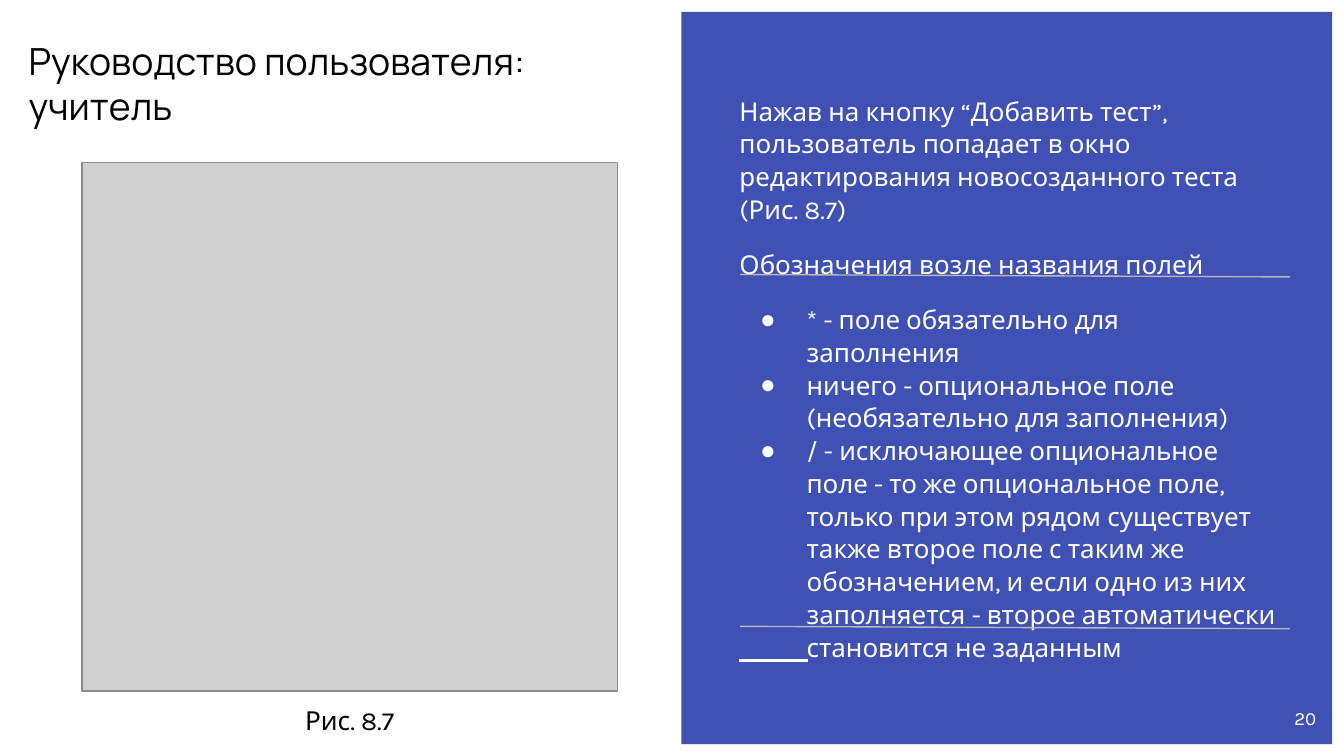
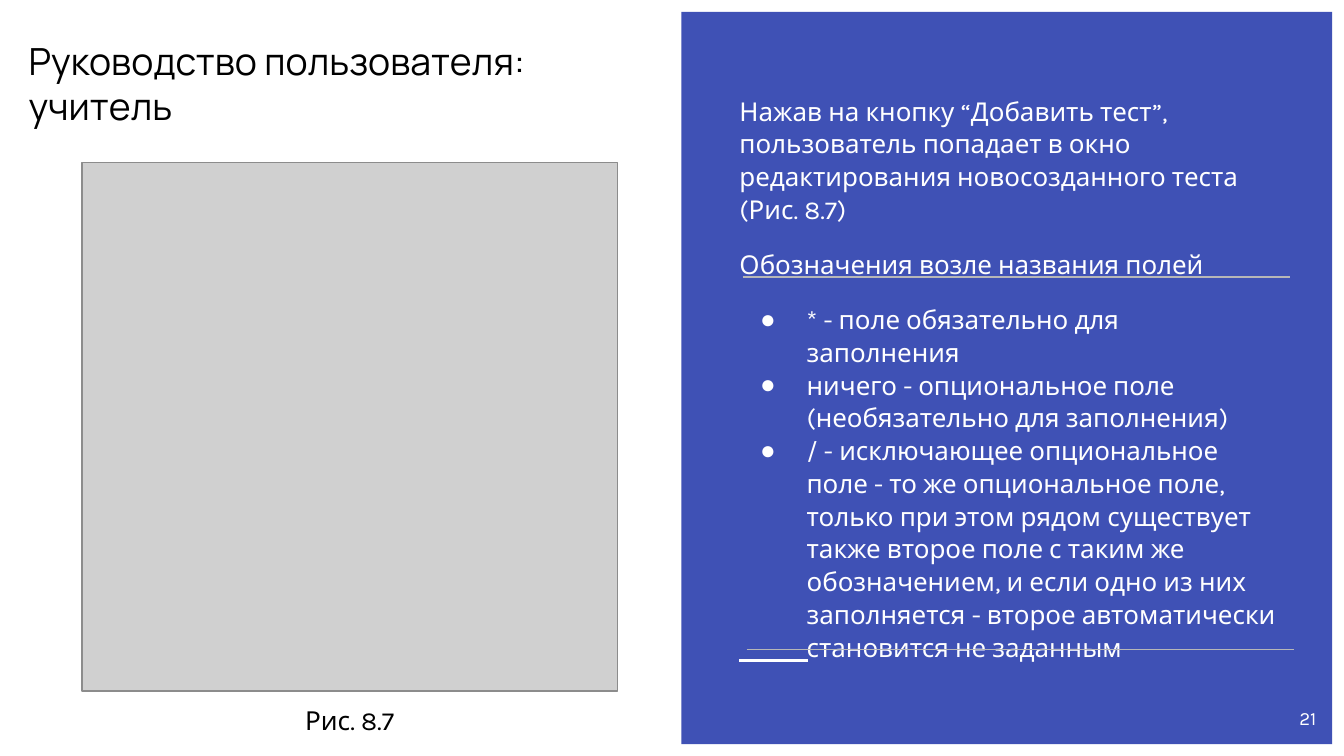
Before and after one commit to BnnQ/TestingSystem, a slide deck: slide 21 of Docs/M_Курсовой проект приложение «Система тестирования».pptx (slide 20 before the commit). Drawn at 1344x756 pixels with LibreOffice and Linux fonts; fonts in the diff are those of the drawing; grey boxes stand for pictures. Boxes give left, top, right and bottom in pixels: in the first picture for what was removed or moved away, otherwise in the second. Text is boxed around its words. In the diff, an @@ line names an element or a change of style, - is before the commit and + after.

```diff
--- a/Docs/M_Курсовой проект приложение «Система тестирования».pptx
+++ b/Docs/M_Курсовой проект приложение «Система тестирования».pptx
@@ line moved from (741, 626) - (1290, 629) to (743, 277) - (1290, 277) @@
@@ line moved from (741, 274) - (1290, 277) to (747, 649) - (1294, 649) @@
@@ page number at (x1=1299, y1=713, x2=1316, y2=725): text changed @@
-20
+21
```
Also in this commit, not shown: 5 other slides changed, 3 slides added, 2 other files.
